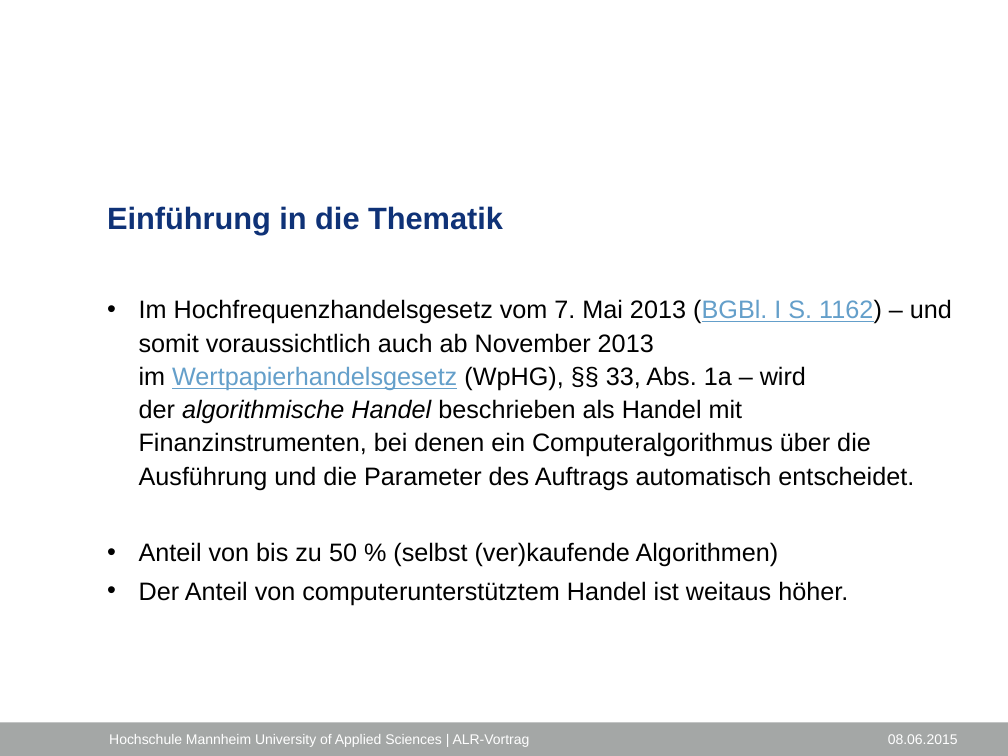
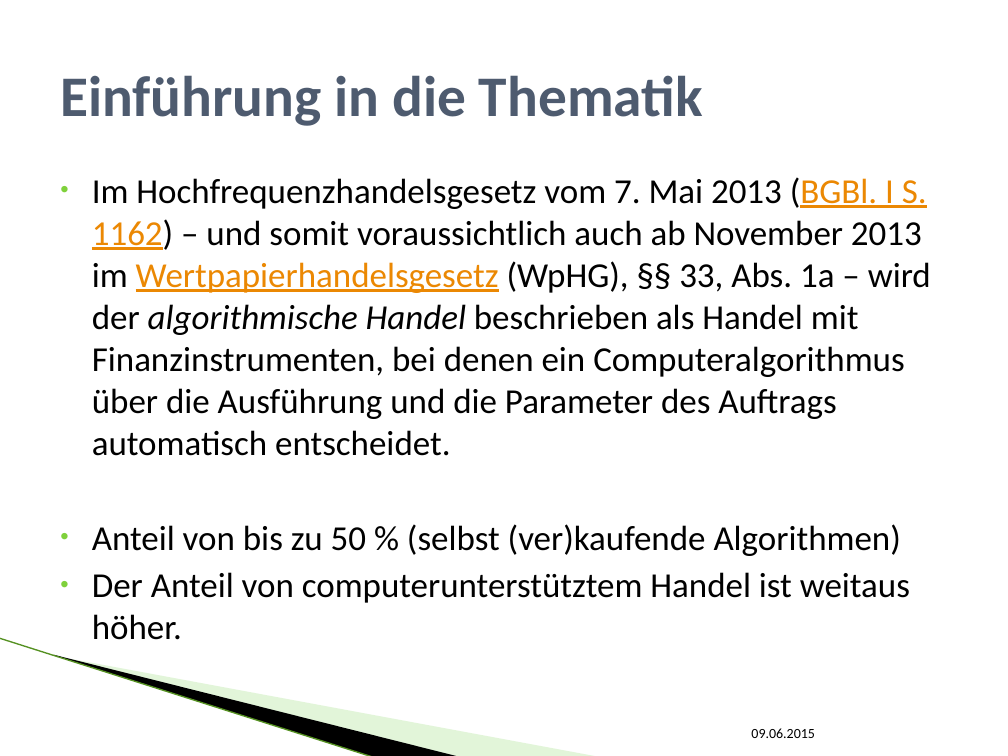
Before and after one commit to SEPSkyware6MM/StockForecast, a slide deck: slide 3 of ALR_Vortrag.pptx. Drawn at 1008x756 pixels with LibreOffice and Linux fonts; fonts in the diff are those of the drawing; background and template pictures are left out. Boxes give left, top, right and bottom in pixels: in the first picture for what was removed or moved away, otherwise in the second. Text is boxed around its words. In the diff, an @@ line names an element or a change of style, - is before the commit and + after.

```diff
--- a/ALR_Vortrag.pptx
+++ b/ALR_Vortrag.pptx
@@ title "Einführung in die Thematik": place and size @@
-title "Einführung in die Thematik" at (107, 206, 503, 235)
+title "Einführung in die Thematik" at (60, 75, 703, 126)
@@ title "Einführung in die Thematik" at (60, 75, 703, 126): size 22 to 41 pt, font Arial to Calibri, text colour #0F3277 to #4E5B6F; line spacing 1.1 to 1; vertical alignment top to middle @@
@@ text "Im Hochfrequenzhandelsgesetz vom 7. Mai ...": place and size @@
-text "Im Hochfrequenzhandelsgesetz vom 7. Mai ..." at (139, 299, 952, 605)
+text "Im Hochfrequenzhandelsgesetz vom 7. Mai ..." at (92, 177, 931, 640)
@@ text "Im Hochfrequenzhandelsgesetz vom 7. Mai ..." at (92, 177, 931, 640): size 18 to 25 pt, font Arial to Calibri; text colour #649FCA to #EB8803 in "(BGBl. I S. 1162) Wertpapierhandelsgesetz"; line spacing 1.1 to 1 @@
@@ line added from (0, 638) to (374, 756), #B1E399 0.95 pt @@
@@ freeform shape added at (53, 654, 461, 756), fill #000000 @@
@@ freeform shape added at (55, 655, 600, 756), fill #B8E7A1 at 40% opacity @@
@@ rectangle removed at (0, 723, 1008, 756) @@
@@ text removed at (109, 734, 530, 747) @@
-Hochschule Mannheim University of Applied Sciences | ALR-Vortrag
@@ text at (751, 728, 815, 738): text changed; font Arial to Calibri; text colour #FFFFFF to #000000 @@
-08.06.2015
+09.06.2015
```
Also in this commit, not shown: 14 other slides changed, 2 slides added, 4 other files.
